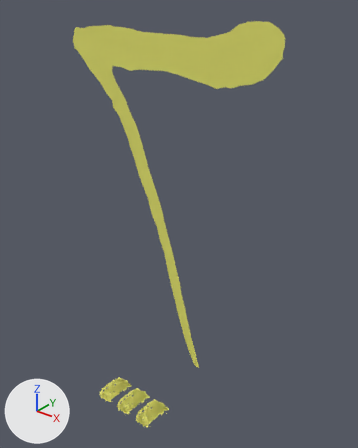
Before and after pictures for a commit that changed the OBJ model Example Space Game/Models/gameOverModels/seven.obj.
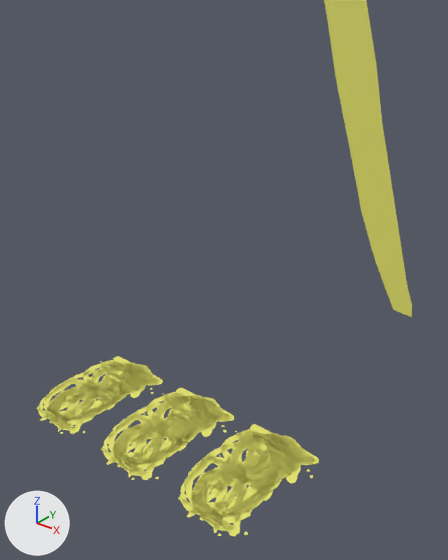
Each version is shown whole from a 50 mm lens placed at (0.279, -0.517, 0.597), pointed at (-0.116, -0.022, 0.29), then close up from a 50 mm lens placed at (-0.006, -0.242, 0.16), pointed at (-0.143, -0.07, 0.054). The axes (+X, +Y, +Z) are drawn at lower left. The lights are the same throughout. Where no turn or scale is listed for an object, it has been applied to the vertices.

Script lines for the objects in view, before the commit:
```python
ob_eight_002 = bpy.data.objects.new('eight.002', me_eight_002)
ob_eight_002.location = (0.0, 0.0, 0.0)
ob_eight_003 = bpy.data.objects.new('eight.003', me_eight_003)
ob_eight_003.location = (0.0, 0.0, 0.0)
ob_eight_004 = bpy.data.objects.new('eight.004', me_eight_004)
ob_eight_004.location = (0.0, 0.0, 0.0)
ob_five_002 = bpy.data.objects.new('five.002', me_five_002)
ob_five_002.location = (0.0, 0.0, 0.0)
ob_five_003 = bpy.data.objects.new('five.003', me_five_003)
ob_five_003.location = (0.0, 0.0, 0.0)
ob_five_004 = bpy.data.objects.new('five.004', me_five_004)
ob_five_004.location = (0.0, 0.0, 0.0)
ob_four_002 = bpy.data.objects.new('four.002', me_four_002)
ob_four_002.location = (0.0, 0.0, 0.0)
ob_four_003 = bpy.data.objects.new('four.003', me_four_003)
ob_four_003.location = (0.0, 0.0, 0.0)
ob_one_002 = bpy.data.objects.new('one.002', me_one_002)
ob_one_002.location = (0.0, 0.0, 0.0)
# also in view: 'nine.002' at (-0.102, -0.105, 0.0); 'one.003' at (-0.139, -0.103, 0.0); 'three.003' at (-0.144, -0.104, 0.0); 'three.004' at (-0.184, -0.104, 0.0); 'three.002' at (-0.105, -0.104, 0.0)
```
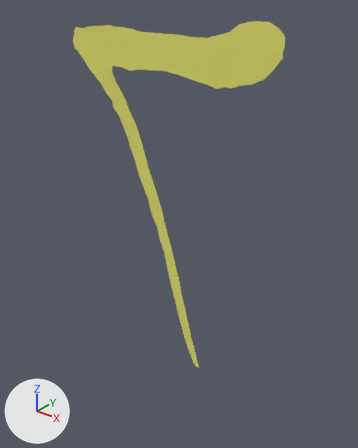
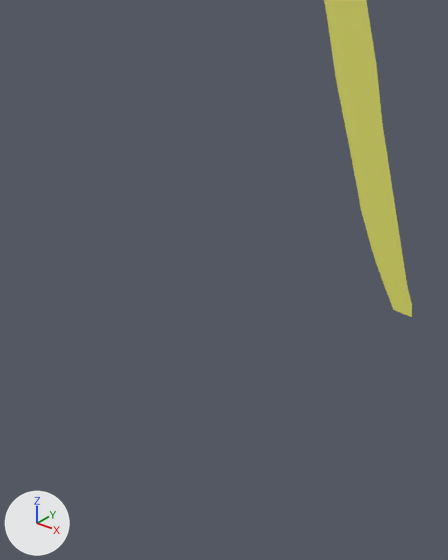
Changed parts and their boxes [x1, y1, x2, y2] in the close-ups (448 x 560 px):
'eight.002', deleted (yellow)
    before: [184, 431, 286, 535]
'eight.003', deleted (yellow)
    before: [108, 393, 206, 479]
'nine.002', deleted (yellow)
    before: [214, 434, 313, 536]
'eight.004', deleted (yellow)
    before: [43, 361, 138, 433]
'six.002', deleted (yellow)
    before: [192, 434, 281, 524]
'three.002', deleted (yellow)
    before: [192, 424, 319, 526]
'zero.002', deleted (yellow)
    before: [180, 438, 292, 518]
'nine.003', deleted (yellow)
    before: [128, 396, 226, 480]
'four.002', deleted (yellow)
    before: [187, 437, 288, 517]
'six.003', deleted (yellow)
    before: [113, 396, 204, 470]
'three.003', deleted (yellow)
    before: [113, 388, 234, 471]
'two.002', deleted (yellow)
    before: [178, 435, 310, 536]
'nine.004', deleted (yellow)
    before: [58, 363, 153, 434]
'one.002', deleted (yellow)
    before: [200, 436, 306, 520]
'zero.003', deleted (yellow)
    before: [102, 400, 210, 465]
'five.002', deleted (yellow)
    before: [198, 431, 300, 531]
'three.004', deleted (yellow)
    before: [48, 356, 163, 427]
'four.003', deleted (yellow)
    before: [106, 399, 209, 465]
'two.003', deleted (yellow)
    before: [101, 396, 224, 480]
'six.004', deleted (yellow)
    before: [47, 363, 137, 426]
'one.003', deleted (yellow)
    before: [117, 397, 222, 467]
'zero.004', deleted (yellow)
    before: [38, 367, 143, 421]
'four.004', deleted
    before: [40, 366, 141, 421]
'seven.002', deleted
    before: [218, 429, 315, 523]
'five.003', deleted
    before: [119, 393, 217, 476]
'two.004', deleted
    before: [36, 363, 152, 434]
'one.004', deleted
    before: [49, 364, 153, 423]
'five.004', deleted
    before: [51, 361, 148, 430]
'seven.003', deleted
    before: [137, 392, 231, 466]
'seven.004', deleted
    before: [64, 360, 159, 423]

The edits, one by one:
Object 'eight.002' (ob_eight_002) is deleted.
Object 'eight.003' (ob_eight_003) is deleted.
Object 'eight.004' (ob_eight_004) is deleted.
Object 'five.002' (ob_five_002) is deleted.
Object 'five.003' (ob_five_003) is deleted.
Object 'five.004' (ob_five_004) is deleted.
Object 'four.002' (ob_four_002) is deleted.
Object 'four.003' (ob_four_003) is deleted.
Object 'four.004' (ob_four_004) is deleted.
Object 'nine.002' (ob_nine_002) is deleted.
Object 'nine.003' (ob_nine_003) is deleted.
Object 'nine.004' (ob_nine_004) is deleted.
Object 'one.002' (ob_one_002) is deleted.
Object 'one.003' (ob_one_003) is deleted.
Object 'one.004' (ob_one_004) is deleted.
Object 'seven.002' (ob_seven_002) is deleted.
Object 'seven.003' (ob_seven_003) is deleted.
Object 'seven.004' (ob_seven_004) is deleted.
Object 'six.002' (ob_six_002) is deleted.
Object 'six.003' (ob_six_003) is deleted.
Object 'six.004' (ob_six_004) is deleted.
Object 'three.002' (ob_three_002) is deleted.
Object 'three.003' (ob_three_003) is deleted.
Object 'three.004' (ob_three_004) is deleted.
Object 'two.002' (ob_two_002) is deleted.
Object 'two.003' (ob_two_003) is deleted.
Object 'two.004' (ob_two_004) is deleted.
Object 'zero.002' (ob_zero_002) is deleted.
Object 'zero.003' (ob_zero_003) is deleted.
Object 'zero.004' (ob_zero_004) is deleted.
